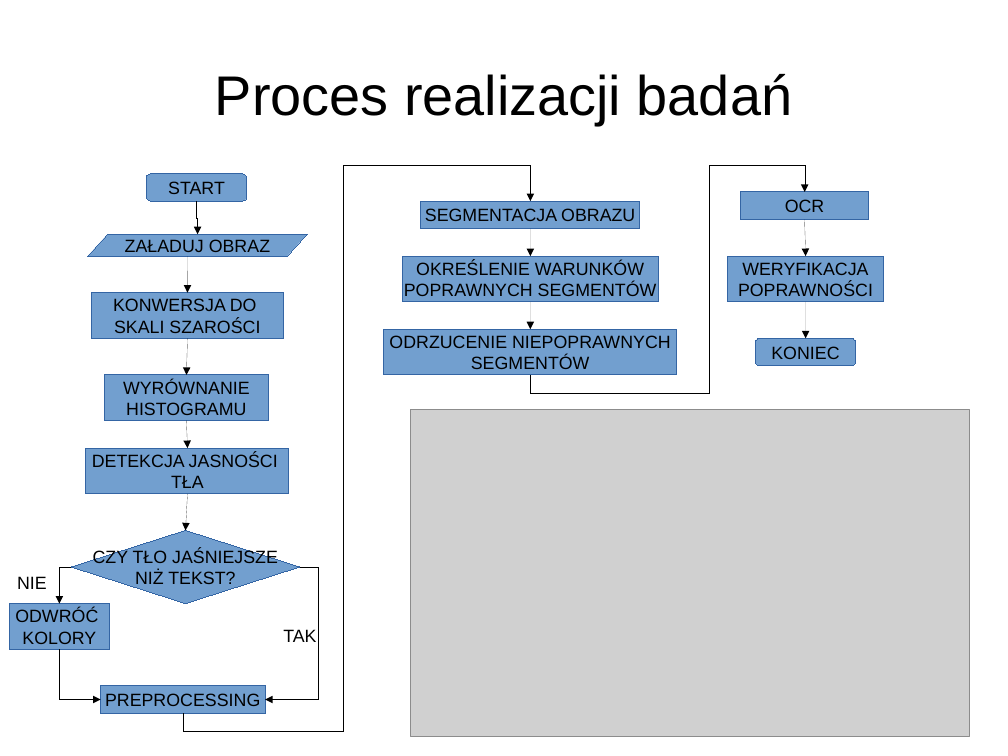
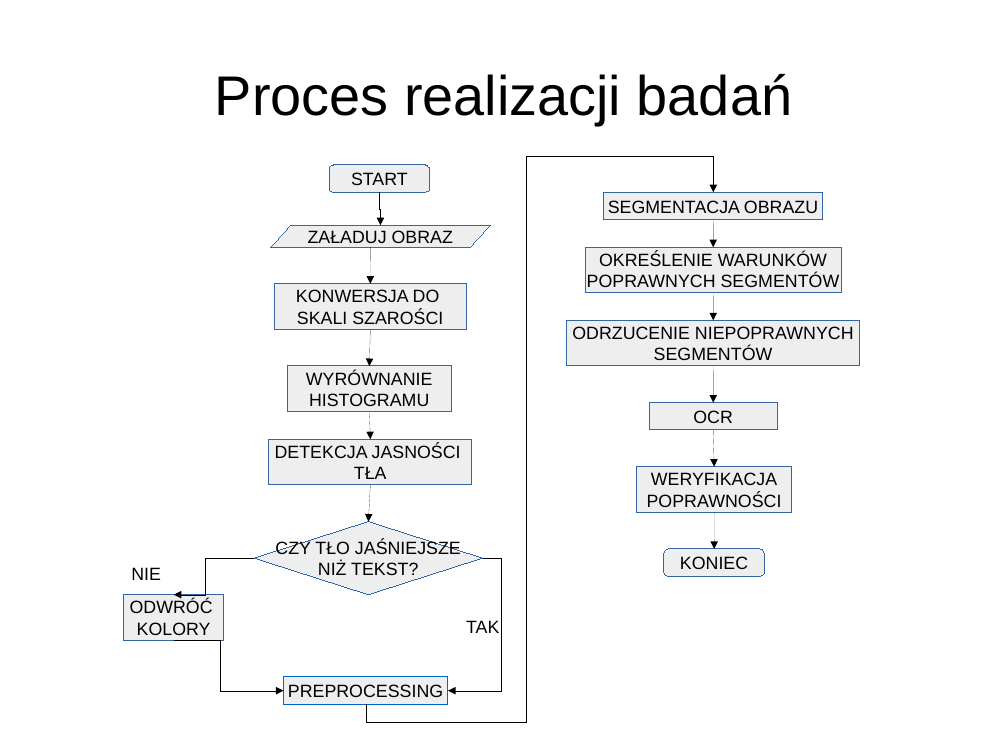
Before and after one commit to loganek/number-plate-recognition, a slide deck: slide 9 of doc/presentations/final-presentation.odp. Drawn at 1008x756 pixels with LibreOffice and Linux fonts; fonts in the diff are those of the drawing; grey boxes stand for pictures. Boxes give left, top, right and bottom in pixels: in the first picture for what was removed or moved away, otherwise in the second. Text is boxed around its words. In the diff, an @@ line names an element or a change of style, - is before the commit and + after.

```diff
--- a/doc/presentations/final-presentation.odp
+++ b/doc/presentations/final-presentation.odp
@@ elbow arrow removed from (531, 375) to (805, 192) @@
@@ arrow moved from (531, 229) - (531, 256) to (713, 220) - (713, 247) @@
@@ arrow moved from (188, 256) - (188, 293) to (370, 247) - (370, 284) @@
@@ arrow moved from (806, 302) - (806, 338) to (713, 293) - (713, 320) @@
@@ arrow removed from (531, 302) to (531, 329) @@
@@ arrow moved from (805, 220) - (806, 256) to (713, 366) - (713, 402) @@
@@ picture removed at [411,409,970,736] @@
@@ arrow added from (713, 430) to (714, 466), #000000 0 pt @@
@@ 7 rectangles, 3 arrows, 2 elbow arrows, 1 text, 1 diamond, 1 parallelogram, 1 rounded rectangle: place and size @@
-7 rectangles, 3 arrows, 2 elbow arrows, 1 text, 1 diamond, 1 parallelogram, 1 rounded rectangle at [71,165,677,732]
+7 rectangles, 3 arrows, 2 elbow arrows, 1 text, 1 diamond, 1 parallelogram, 1 rounded rectangle at [254,156,860,723]
@@ arrow added from (714, 512) to (714, 549), #000000 0 pt @@
@@ text "NIE": place and size @@
-text "NIE" at [17,576,47,589]
+text "NIE" at [131,567,161,580]
@@ elbow arrow moved from (71, 567) - (59, 604) to (254, 558) - (174, 595) @@
@@ elbow arrow added from (483, 558) to (448, 691), #000000 0 pt @@
@@ fill #729FCF to #EEEEEE in 13 elements at [123,595,224,640], [254,521,483,595], [585,247,842,293], [271,225,490,247], [329,165,430,192], [274,284,466,329], [287,366,452,412], [604,192,823,220], [567,320,860,366], [269,439,472,485], [649,402,777,430], [637,466,792,512], [664,549,765,576] @@
@@ 2 rectangles, 1 rounded rectangle: place and size @@
-2 rectangles, 1 rounded rectangle at [728,192,884,366]
+2 rectangles, 1 rounded rectangle at [637,402,792,576]
@@ rectangle "ODWRÓĆ": place and size @@
-rectangle "ODWRÓĆ" at [9,604,110,649]
+rectangle "ODWRÓĆ" at [123,595,224,640]
@@ elbow arrow removed from (59, 649) to (101, 700) @@
@@ elbow arrow moved from (300, 567) - (265, 700) to (174, 640) - (284, 691) @@
@@ rectangle "PREPROCESSING" at [284,677,448,704]: fill #729FCF to #EEEEEE; outline #3465A4 0 pt to #0066CC 0 pt @@
```
Also in this commit, not shown: 3 other slides changed, 6 slides added.
